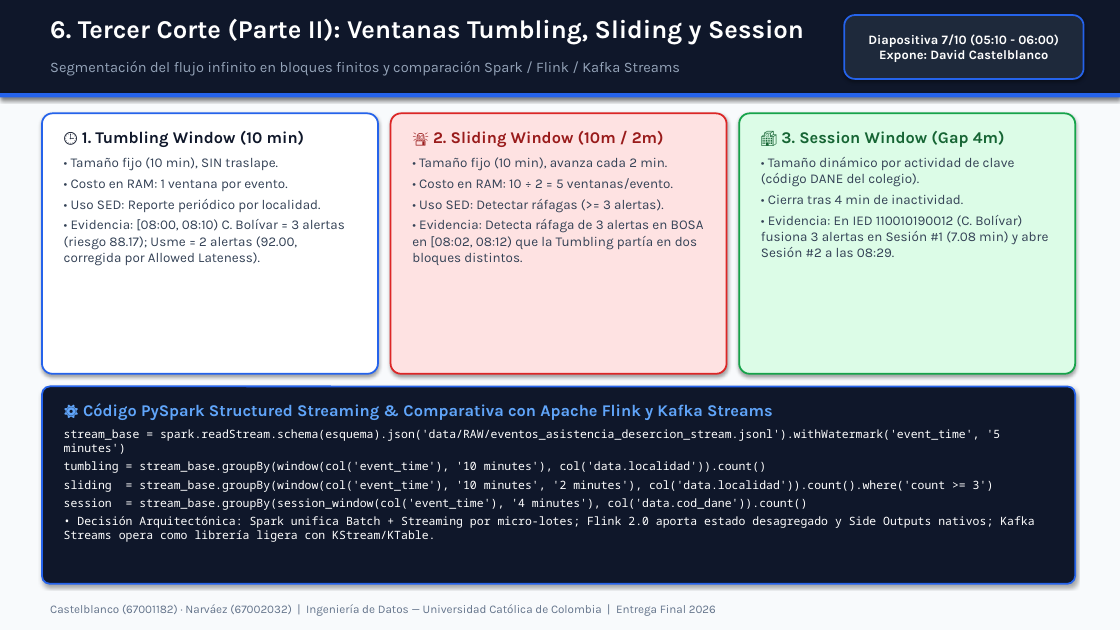
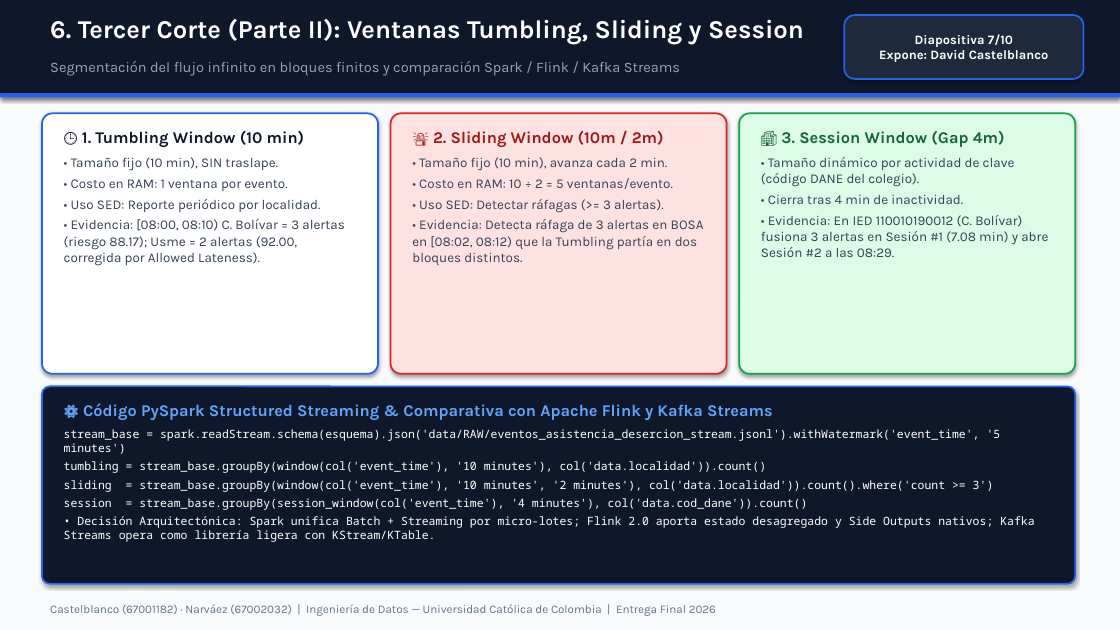
Before and after one commit to HCA-3/Proyecto-ING-DATO, a slide deck: slide 7 of entregables/entrega final/Presentacion_Sustentacion_Entrega_Final.pptx. Drawn at 1120x630 pixels with LibreOffice and Linux fonts; fonts in the diff are those of the drawing. Boxes give left, top, right and bottom in pixels: in the first picture for what was removed or moved away, otherwise in the second. Text is boxed around its words. In the diff, an @@ line names an element or a change of style, - is before the commit and + after.

Commit message:
Elimina marcas de tiempo del encabezado de las diapositivas de presentacion

```diff
--- a/entregables/entrega final/Presentacion_Sustentacion_Entrega_Final.pptx
+++ b/entregables/entrega final/Presentacion_Sustentacion_Entrega_Final.pptx
@@ text in rounded rectangle at (879, 34, 1049, 62): text changed @@
-Diapositiva 7/10 (05:10 - 06:00)
-Expone: David Castelblanco
+Diapositiva 7/10
+Expone: David Castelblanco
```
Also in this commit, not shown: 8 other slides changed, 3 other files.
